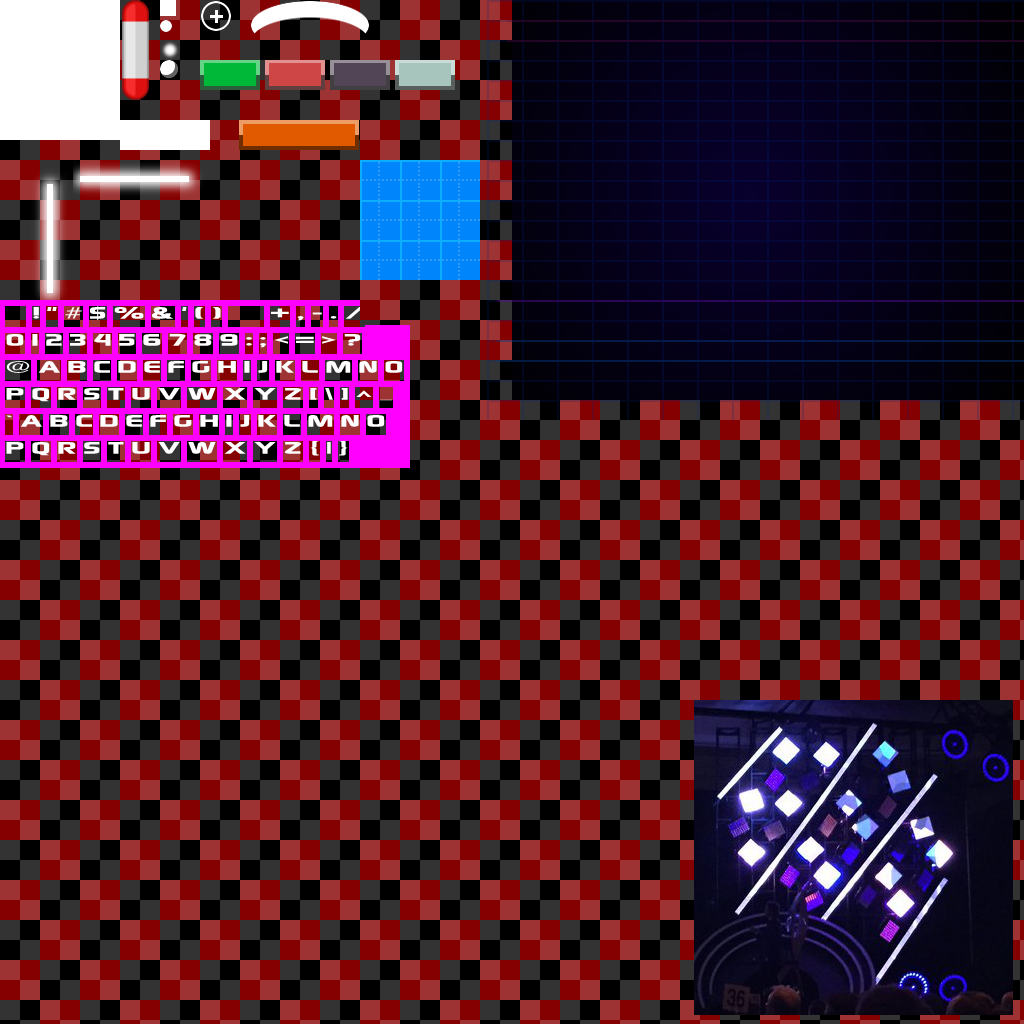
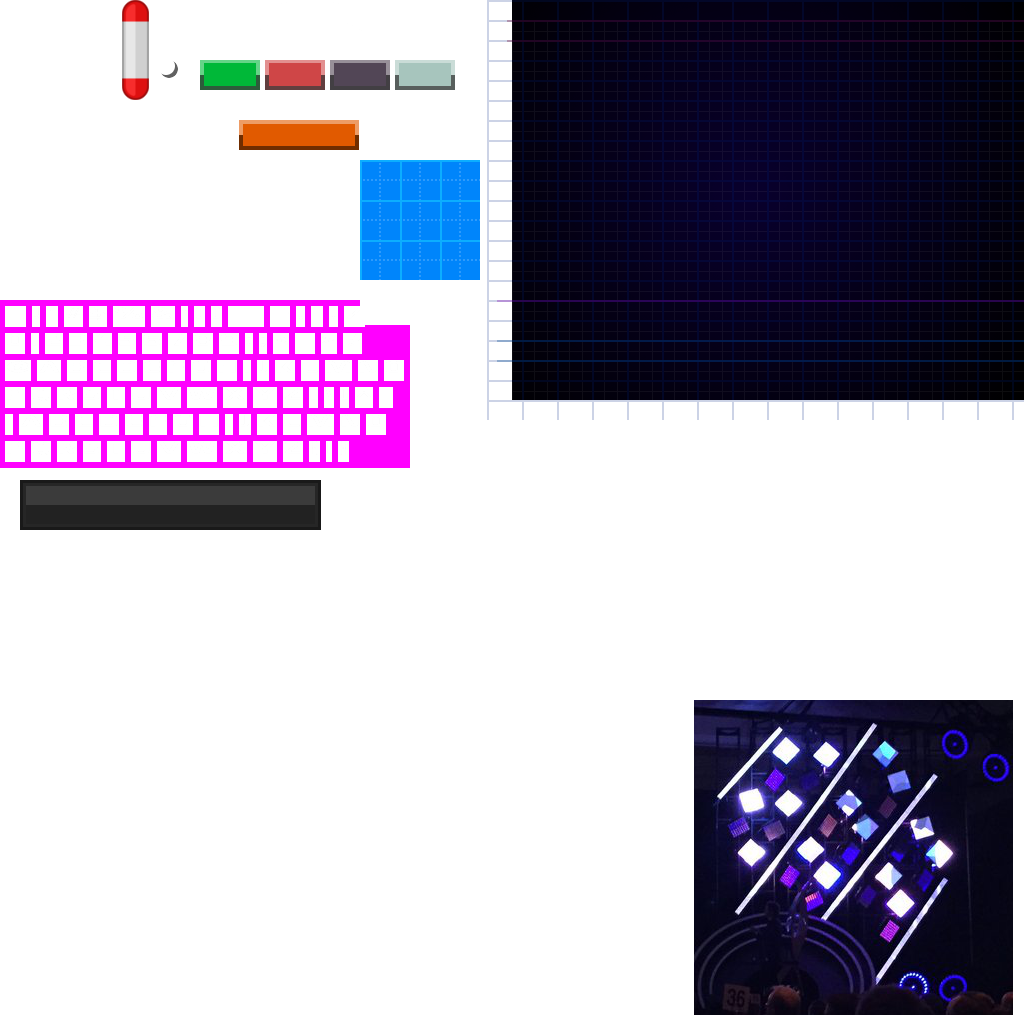
Layer changes from the first 1024×1024 image to the second:
added layer "Ebene #9" (5%) above "Ebene #7" over [489, 22, 1024, 440]
hid "Ebene #7", painted on it over [30, 0, 1024, 440]
painted on "Ebene #8" over [362, 162, 479, 280]
painted on "Ebene" over [20, 159, 321, 530]
hid "Ebene #3" over [0, 0, 1024, 1024]
